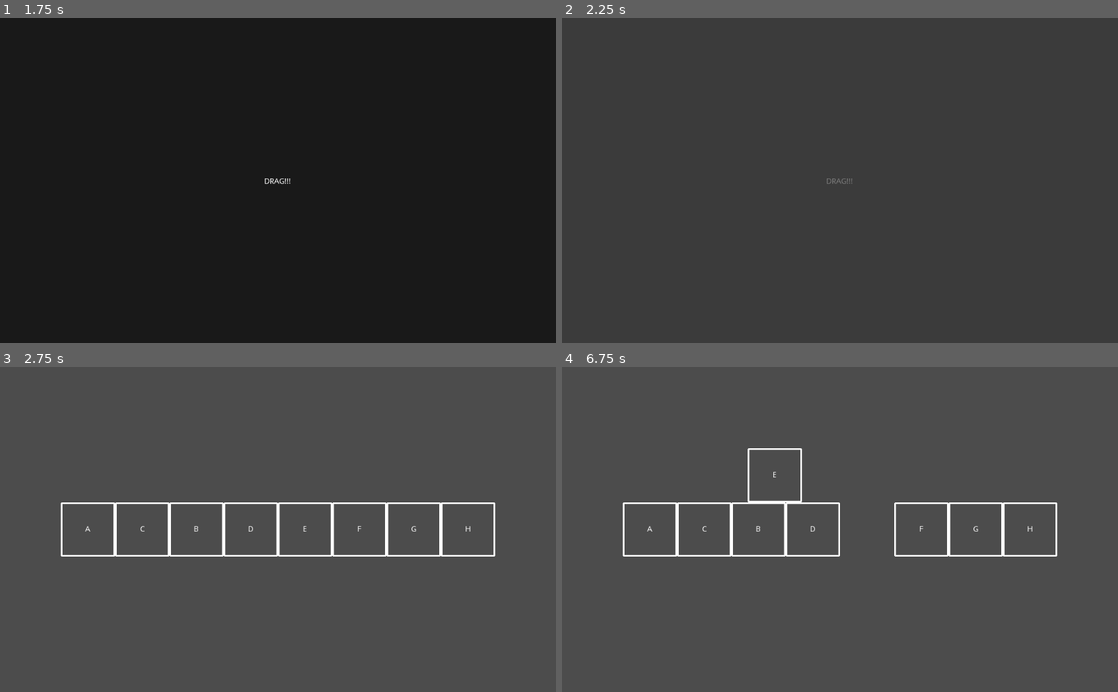
Above: before the commit, frames 1-4 (two rows, left to right).
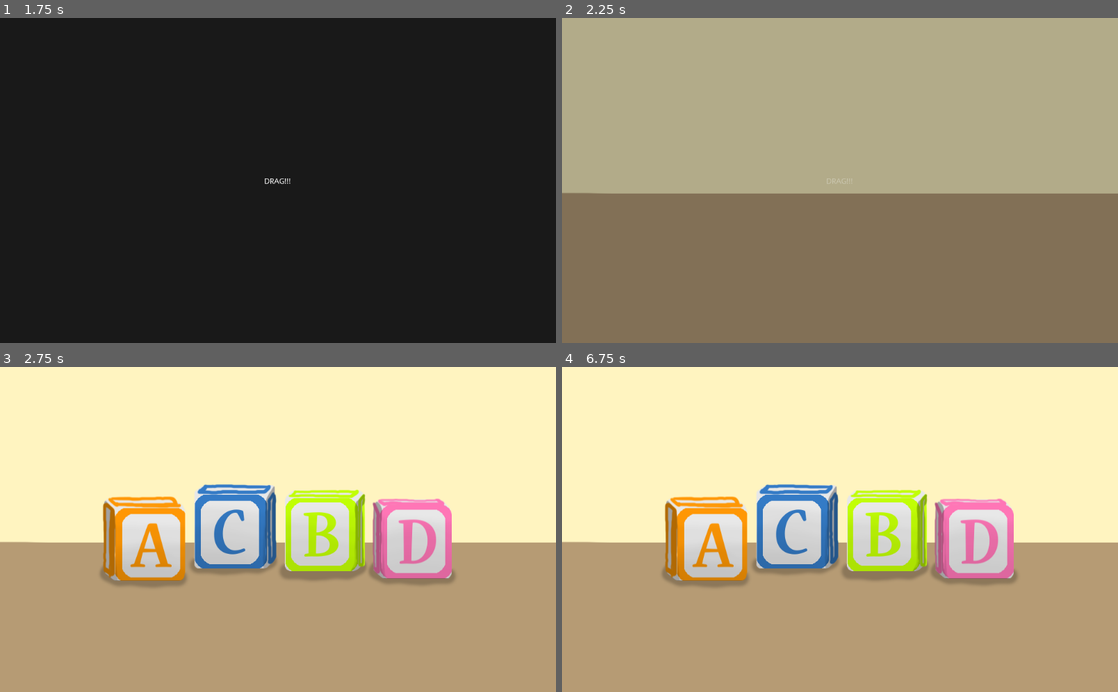
Above: after the commit, the same moments.

Repository: ericdsw/global_game_jam_2020
Game: Godot game, scene res://Game.tscn
Two runs of this game, one before a commit and one after it. Both use one fixed random seed, a clock stepped at 60 frames per second and the inputs below.
Inputs (mouse positions are in pixels of both pictures, inside the frame that each line leads up to):
- Up to frame 1 (1.75 s): click "Start Game" at 0.5 s; tap Enter (ui_accept) at 1.25, 1.52 s; move the mouse to (400, 164) at 1.27 s; press the mouse at (400, 164) at 1.28 s
- Up to frame 2 (2.25 s): release the mouse at (962, 164) at 2 s; tap Enter (ui_accept) at 2 s; drag from (728, 196) to (812, 245) at 2.02 s
- Up to frame 3 (2.75 s): no input
- Up to frame 4 (6.75 s): tap Enter (ui_accept) at 2.75, 3.5, 4.25, 4.52, 5 s; move the mouse to (895, 458) at 2.77 s; press the mouse at (895, 458) at 2.78 s; release the mouse at (895, 458) at 3.5 s; drag from (812, 594) to (706, 529) at 3.52 s; move the mouse to (1006, 578) at 4.27 s; press the mouse at (1006, 578) at 4.28 s; release the mouse at (1006, 578) at 5 s; drag from (673, 480) to (867, 529) at 5.02 s; move the mouse to (867, 529) at 5.77 s; press the mouse at (867, 529) at 5.78 s; release the mouse at (867, 529) at 6.5 s; drag from (756, 448) to (812, 529) at 6.52 s

Frame 1 is identical in both runs. In frame 2, 100% of the frame differs, in the area x 0-100%, y 0-100%; in frame 3, 100%; in frame 4, 100%.

Commit message:
Add art to the cube minigame

Diff:
--- a/Game.gd
+++ b/Game.gd
@@ -103,7 +103,7 @@
 
 func _show_game_over() -> void:
 	var _game_over_inst := _score_res.instance() as BaseOverlay
-	add_child(_game_over_inst)
+	overlay_node.add_child(_game_over_inst)
 	_game_over_inst.show_score(_score)
 
 # ================================ Callbacks ================================ #
--- a/Game.tscn
+++ b/Game.tscn
@@ -47,6 +47,6 @@
 }
 
 [node name="OverlayNode" type="Node2D" parent="."]
-z_index = 10
+z_index = 100
 [connection signal="pressed" from="MainMenuWrapper/StartButton" to="." method="_on_StartButton_pressed"]
 [connection signal="pressed" from="MainMenuWrapper/Credits" to="." method="_on_Credits_pressed"]
--- a/Screens/MiniGames/DragTheCubes/DragTheCubes.gd
+++ b/Screens/MiniGames/DragTheCubes/DragTheCubes.gd
@@ -1,7 +1,7 @@
 extends BaseMinigame
 
 const CUBE_PATH := "res://Screens/Minigames/DragTheCubes/Elements/LetterCube.tscn"
-const POSSIBLE_LETTERS := ["A", "B", "C", "D", "E", "F", "G", "H"]
+const POSSIBLE_LETTERS := ["A", "B", "C", "D"]
 
 var _cubes := []
 
@@ -10,7 +10,10 @@
 var _random_generator := RandomNumberGenerator.new()
 
 var _original_cube_position : Vector2
+
 var _current_cube : LetterCube
+var _hovering_cube : LetterCube
+
 var _performing_swap := false
 var _offset_to_cur_cube := Vector2()
 
@@ -40,8 +43,9 @@
 					if _close_cube_dist > _cur_dist:
 						_closest_cube = area.get_parent()
 
+		_hovering_cube = _closest_cube
 		if _closest_cube != null:
-			_closest_cube.modulate = Color.blue
+			_closest_cube.modulate = Color("#c4c7ff")
 
 func _input(event: InputEvent) -> void:
 	if event is InputEventMouseButton:
@@ -55,50 +59,45 @@
 				print("No cube defined")
 		else:
 			if _current_cube != null:
-
 				for cube in _cubes:
 					cube.modulate = Color.white
+					cube.z_index = 1
 				_check_change()
 
 
 func start(difficulty := 1) -> void:
 	.start(difficulty)
 
-	var _cube_origin = - _selected_letters.size() / 2.0 * 100.0 + 50.0
+	for i in range(_selected_letters.size()):
 
-	for i in range(_selected_letters.size()):
 		var _cube = load(CUBE_PATH).instance()
-		_cube.position = Vector2(_cube_origin + i * 100, 0)
+
+		var _used_size = _cube.cube_size + 30.0
+		var _cube_origin = - (_selected_letters.size() / 2.0 * _used_size / 2.0) + (_used_size / 4.0)
+
+		_cube.position = Vector2(_cube_origin + i * _used_size / 2.0, 0)
+		_cube.position.y += _random_generator.randi_range(0, 30)
 		add_child(_cube)
 		_cube.show_letter(_selected_letters[i])
 		_cubes.append(_cube)
 
 func _check_change() -> void:
-	var areas := _current_cube.detection_area.get_overlapping_areas()
-	if areas.empty():
+
+	if _hovering_cube == null:
+		_performing_swap = true
 		_current_cube.move_to(_original_cube_position)
+		yield(_current_cube, "finished_movement")
+		_current_cube = null
+		_performing_swap = false
 	else:
-		var _cube_to_swap = null
-		for area in areas:
-			if _cube_to_swap == null:
-				_cube_to_swap = area.get_parent()
-			else:
-				var _cur_cube := area.get_parent() as LetterCube
-				var _check_pos := _current_cube.global_position
-				var _cur_dist : int = _cur_cube.global_position.distance_to(_check_pos)
-				var _swap_dist : int = _cube_to_swap.global_position.distance_to(_check_pos)
-
-				if _cur_dist < _swap_dist:
-					_cube_to_swap = _cur_cube
-
-		_current_cube.move_to(_cube_to_swap.global_position)
-		_cube_to_swap.move_to(_original_cube_position)
+		_current_cube.move_to(_hovering_cube.global_position)
+		_hovering_cube.move_to(_original_cube_position)
 		_performing_swap = true
 
 		yield(_current_cube, "finished_movement")
 		_swap_cubes(
 			_selected_letters.find(_current_cube.assigned_letter),
-			_selected_letters.find(_cube_to_swap.assigned_letter)
+			_selected_letters.find(_hovering_cube.assigned_letter)
 		)
 
 		for i in range(0, _correctly_ordered_letters.size()):
@@ -106,6 +105,39 @@
 				on_failure()
 				return
 		on_success()
+
+#	var areas := _current_cube.detection_area.get_overlapping_areas()
+#	if areas.empty():
+#		_current_cube.move_to(_original_cube_position)
+#	else:
+#		var _cube_to_swap = null
+#		for area in areas:
+#			if _cube_to_swap == null:
+#				_cube_to_swap = area.get_parent()
+#			else:
+#				var _cur_cube := area.get_parent() as LetterCube
+#				var _check_pos := _current_cube.global_position
+#				var _cur_dist : int = _cur_cube.global_position.distance_to(_check_pos)
+#				var _swap_dist : int = _cube_to_swap.global_position.distance_to(_check_pos)
+#
+#				if _cur_dist < _swap_dist:
+#					_cube_to_swap = _cur_cube
+
+#		_current_cube.move_to(_cube_to_swap.global_position)
+#		_cube_to_swap.move_to(_original_cube_position)
+#		_performing_swap = true
+#
+#		yield(_current_cube, "finished_movement")
+#		_swap_cubes(
+#			_selected_letters.find(_current_cube.assigned_letter),
+#			_selected_letters.find(_cube_to_swap.assigned_letter)
+#		)
+#
+#		for i in range(0, _correctly_ordered_letters.size()):
+#			if _correctly_ordered_letters[i] != _selected_letters[i]:
+#				on_failure()
+#				return
+#		on_success()
 
 func _select_letters() -> void:
 
--- a/Screens/MiniGames/DragTheCubes/DragTheCubes.tscn
+++ b/Screens/MiniGames/DragTheCubes/DragTheCubes.tscn
@@ -1,9 +1,13 @@
-[gd_scene load_steps=3 format=2]
+[gd_scene load_steps=4 format=2]
 
 [ext_resource path="res://Screens/MiniGames/BaseMinigame.tscn" type="PackedScene" id=1]
 [ext_resource path="res://Screens/MiniGames/DragTheCubes/DragTheCubes.gd" type="Script" id=2]
+[ext_resource path="res://Resources/DragTheCubes/BGT.png" type="Texture" id=3]
 
 [node name="DragTheCubes" instance=ExtResource( 1 )]
 script = ExtResource( 2 )
 duration = 100.0
 instructions = "DRAG!!!"
+
+[node name="Sprite" type="Sprite" parent="." index="1"]
+texture = ExtResource( 3 )
--- a/Screens/MiniGames/DragTheCubes/Elements/LetterCube.gd
+++ b/Screens/MiniGames/DragTheCubes/Elements/LetterCube.gd
@@ -1,5 +1,7 @@
 extends Node2D
 class_name LetterCube
+
+const PATH := "res://Resources/DragTheCubes/%sT.png"
 
 onready var background_sprite := get_node("Sprite") as Sprite
 onready var letter_label := get_node("Label") as Label
@@ -7,6 +9,7 @@
 onready var tween := get_node("Tween") as Tween
 
 var assigned_letter := ""
+var cube_size := 300.0
 
 signal finished_movement()
 
@@ -16,6 +19,7 @@
 func show_letter(letter: String) -> void:
 	assigned_letter = letter
 	letter_label.text = letter
+	background_sprite.texture = load(PATH % letter)
 
 func contains_position(pos: Vector2) -> bool:
 	var rect := Rect2(
--- a/Screens/MiniGames/DragTheCubes/Elements/LetterCube.tscn
+++ b/Screens/MiniGames/DragTheCubes/Elements/LetterCube.tscn
@@ -1,10 +1,10 @@
 [gd_scene load_steps=4 format=2]
 
-[ext_resource path="res://Screens/MiniGames/DragTheCubes/cube_frame_border.png" type="Texture" id=1]
+[ext_resource path="res://Resources/DragTheCubes/AT.png" type="Texture" id=1]
 [ext_resource path="res://Screens/MiniGames/DragTheCubes/Elements/LetterCube.gd" type="Script" id=2]
 
 [sub_resource type="RectangleShape2D" id=1]
-extents = Vector2( 42.1365, 41.2298 )
+extents = Vector2( 66.9308, 65.6832 )
 
 [node name="LetterCube" type="Node2D"]
 script = ExtResource( 2 )
@@ -13,6 +13,7 @@
 texture = ExtResource( 1 )
 
 [node name="Label" type="Label" parent="."]
+visible = false
 margin_left = -47.0
 margin_top = -47.0
 margin_right = 47.0
Not shown, added: Resources/CleanPainting/Painting.png.import
Binary file added: Resources/DragTheCubes/AT.png
Not shown, added: Resources/DragTheCubes/AT.png.import
Binary file added: Resources/DragTheCubes/BGT.png
Not shown, added: Resources/DragTheCubes/BGT.png.import
Binary file added: Resources/DragTheCubes/BT.png
Not shown, added: Resources/DragTheCubes/BT.png.import
Binary file added: Resources/DragTheCubes/CT.png
Not shown, added: Resources/DragTheCubes/CT.png.import
Binary file added: Resources/DragTheCubes/DT.png
Not shown, added: Resources/DragTheCubes/DT.png.import
